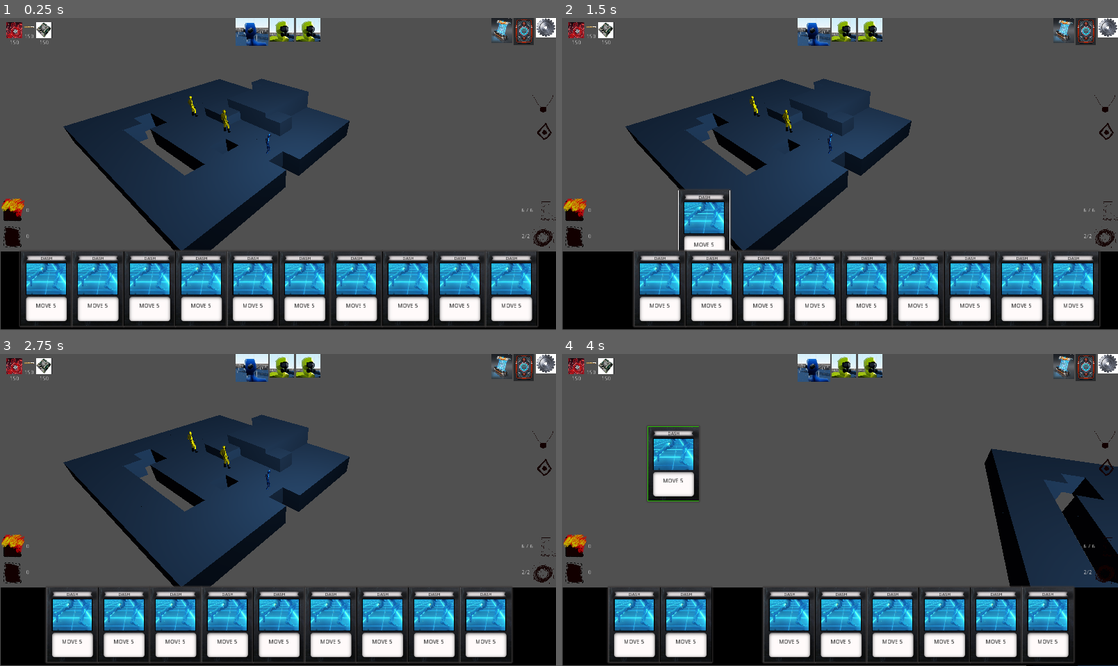
Above: before the commit, frames 1-4 (two rows, left to right).
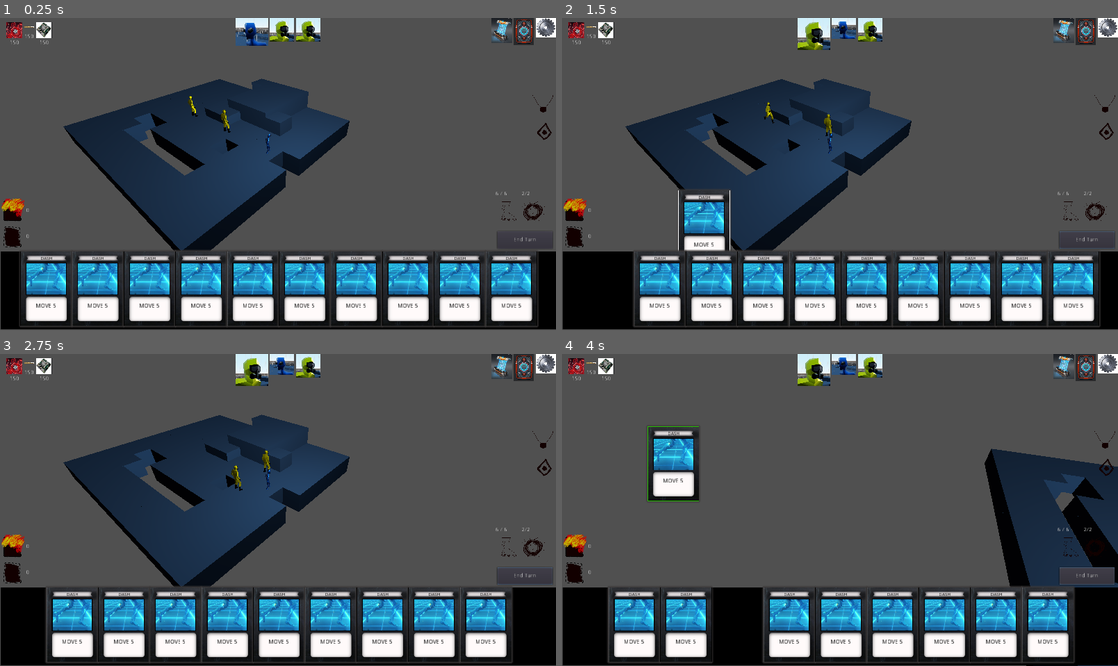
Above: after the commit, the same moments.

Repository: richardbonneau/space-rogue
Game: Godot game, scene res://Main/Main.tscn
Same seed, same stepped clock (60 frames per second), same inputs: the game is played once before the commit and once after it. The engine's default icon, where the game draws it, is replaced by a stand-in: a white triangle on a blue panel in a dark square.
Inputs (mouse positions are in pixels of both pictures, inside the frame that each line leads up to):
- Up to frame 1 (0.25 s): no input
- Up to frame 2 (1.5 s): click (1084, 239) at 0.5 s, where only the run after the commit has a clickable "End Turn"; tap Enter at 1.25 s; drag from (606, 289) to (895, 105) at 1.27 s
- Up to frame 3 (2.75 s): drag from (72, 625) to (250, 572) at 2.02 s
- Up to frame 4 (4 s): move the mouse to (684, 625) at 2.77 s; hold A (left) 2.78-3.5 s; hold Q (q) 2.78-3.5 s; click (684, 625) at 2.92 s; tap E (e) at 3.05 s; drag from (739, 625) to (673, 463) at 3.52 s

The runs differ from the first frame. In frame 1, 0.4% of the frame differs, in the area x 89-100%, y 55-74%; in frame 2, 1.3%; in frame 3, 1.4%, in the area x 33-100%, y 0-74%; in frame 4, 1.3%.

Commit message:
endturn btn

Diff:
--- a/Level/Scripts/Pathfinder.gd
+++ b/Level/Scripts/Pathfinder.gd
@@ -68,7 +68,7 @@
 	path_index = 0
 	entity_type = null
 
-	rounds.next_turn()
+	#rounds.next_turn()
 
 
 func get_distance(var tile_a, var tile_b):
--- a/Level/Scripts/Rounds.gd
+++ b/Level/Scripts/Rounds.gd
@@ -1,5 +1,4 @@
 extends Node
-
 
 onready var turn_order = []
 onready var portrait_order = self.get_owner().get_owner().get_node("PortraitOrder")
@@ -32,7 +31,6 @@
 		print("rounds ",entity.get_current_tile())
 
 func next_turn():
-	yield(get_tree().create_timer(.5), "timeout")
 	var entity_to_push_back = turn_order[0]
 	turn_order.erase(entity_to_push_back)
 	turn_order.append(entity_to_push_back)
--- a/UI/Hand.tscn
+++ b/UI/Hand.tscn
@@ -9,6 +9,7 @@
 [ext_resource path="res://Assets/Sprites/lozange.png" type="Texture" id=7]
 [ext_resource path="res://Assets/Sprites/pendant.png" type="Texture" id=8]
 [ext_resource path="res://UI/Scripts/MovementLabel.gd" type="Script" id=9]
+[ext_resource path="res://UI/Scripts/EndTurnButton.gd" type="Script" id=10]
 
 [node name="Hand" type="Control"]
 anchor_right = 1.018
@@ -146,84 +147,100 @@
 margin_bottom = 37.0
 text = "0"
 
-[node name="PlayerActions" type="VBoxContainer" parent="."]
+[node name="Relics" type="VBoxContainer" parent="."]
 anchor_left = 1.0
 anchor_top = 0.5
 anchor_right = 1.0
 anchor_bottom = 0.5
-margin_left = -85.0
-margin_top = 60.0
-margin_bottom = 150.0
-__meta__ = {
-"_edit_use_anchors_": false
-}
-
-[node name="Movement" type="HBoxContainer" parent="PlayerActions"]
+margin_left = -60.0
+margin_top = -200.0
+margin_bottom = -76.0
+__meta__ = {
+"_edit_use_anchors_": false
+}
+
+[node name="Icon2" type="TextureRect" parent="Relics"]
+margin_right = 60.0
+margin_bottom = 60.0
+rect_min_size = Vector2( 60, 60 )
+texture = ExtResource( 8 )
+expand = true
+stretch_mode = 1
+
+[node name="Icon3" type="TextureRect" parent="Relics"]
+margin_top = 64.0
+margin_right = 60.0
+margin_bottom = 124.0
+rect_min_size = Vector2( 60, 60 )
+texture = ExtResource( 7 )
+expand = true
+stretch_mode = 1
+
+[node name="PlayerActions" type="HBoxContainer" parent="."]
+anchor_left = 1.0
+anchor_top = 0.5
+anchor_right = 1.0
+anchor_bottom = 0.5
+margin_left = -174.0
+margin_top = 42.0
+margin_bottom = 132.0
+alignment = 1
+__meta__ = {
+"_edit_use_anchors_": false
+}
+
+[node name="Movement" type="VBoxContainer" parent="PlayerActions"]
+margin_left = 25.0
 margin_right = 85.0
-margin_bottom = 60.0
+margin_bottom = 89.0
 
 [node name="Label" type="Label" parent="PlayerActions/Movement"]
-margin_top = 23.0
-margin_right = 21.0
-margin_bottom = 37.0
+margin_right = 60.0
+margin_bottom = 14.0
 text = "6/6"
 script = ExtResource( 9 )
 
 [node name="Icon" type="TextureRect" parent="PlayerActions/Movement"]
-margin_left = 25.0
-margin_right = 85.0
-margin_bottom = 60.0
+margin_top = 18.0
+margin_right = 60.0
+margin_bottom = 78.0
 rect_min_size = Vector2( 60, 60 )
 texture = ExtResource( 5 )
 expand = true
 stretch_mode = 1
 
-[node name="Energy" type="HBoxContainer" parent="PlayerActions"]
-margin_top = 64.0
-margin_right = 85.0
-margin_bottom = 124.0
+[node name="Energy" type="VBoxContainer" parent="PlayerActions"]
+margin_left = 89.0
+margin_right = 149.0
+margin_bottom = 89.0
 
 [node name="Label" type="Label" parent="PlayerActions/Energy"]
-margin_top = 23.0
-margin_right = 21.0
-margin_bottom = 37.0
+margin_right = 60.0
+margin_bottom = 14.0
 text = "2/2"
 
 [node name="Icon" type="TextureRect" parent="PlayerActions/Energy"]
-margin_left = 25.0
-margin_right = 85.0
-margin_bottom = 60.0
+margin_top = 18.0
+margin_right = 60.0
+margin_bottom = 78.0
 rect_min_size = Vector2( 60, 60 )
 texture = ExtResource( 6 )
 expand = true
 stretch_mode = 1
 
-[node name="Relics" type="VBoxContainer" parent="."]
+[node name="EndTurn" type="Button" parent="."]
 anchor_left = 1.0
 anchor_top = 0.5
 anchor_right = 1.0
 anchor_bottom = 0.5
-margin_left = -60.0
-margin_top = -200.0
-margin_bottom = -170.0
-__meta__ = {
-"_edit_use_anchors_": false
-}
-
-[node name="Icon2" type="TextureRect" parent="Relics"]
-margin_right = 60.0
-margin_bottom = 60.0
-rect_min_size = Vector2( 60, 60 )
-texture = ExtResource( 8 )
-expand = true
-stretch_mode = 1
-
-[node name="Icon3" type="TextureRect" parent="Relics"]
-margin_top = 64.0
-margin_right = 60.0
-margin_bottom = 124.0
-rect_min_size = Vector2( 60, 60 )
-texture = ExtResource( 7 )
-expand = true
-stretch_mode = 1
+margin_left = -143.929
+margin_top = 140.607
+margin_right = -7.92896
+margin_bottom = 183.607
+text = "End Turn"
+script = ExtResource( 10 )
+__meta__ = {
+"_edit_use_anchors_": false
+}
 [connection signal="resized" from="." to="." method="_on_ViewPort_resized"]
+[connection signal="pressed" from="EndTurn" to="EndTurn" method="_on_pressed"]
--- /dev/null
+++ b/UI/Scripts/EndTurnButton.gd
@@ -0,0 +1,6 @@
+extends Button
+
+onready var rounds = self.get_owner().get_owner().get_node("GameBoard").get_node("Rounds")
+
+func _on_pressed():
+	rounds.next_turn()
Not shown: 1 places in UI/Hand.tscn that only renumber resources
